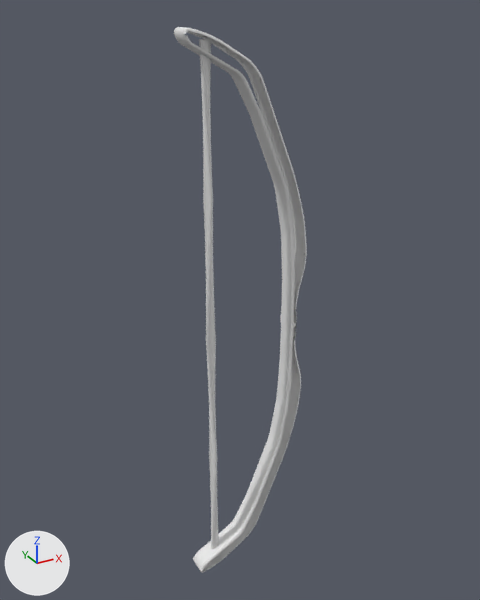
The FBX model Assets/prefab/Test/TestEntity/Entity/Tirreur/Arc.fbx, before and after one commit.
Before and after are seen from a 50 mm camera at (-5.21, -9.03, 5.14) aimed at (-0.11, 0.25, 0.5). Arrows for +X, +Y and +Z are at lower left; the lights stay in place. Where no turn or scale is listed for an object, it has been applied to the vertices. Vertices at the same position are counted once.

Names of what the first picture shows: 'Arc', 'Corde'.
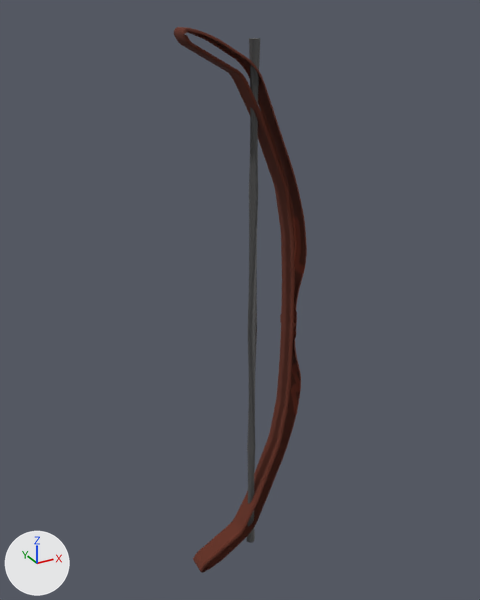
Commit message: feat: Add Arc asset

Pixel boxes [x1, y1, x2, y2] of what changed, in the pictures (480 x 600 px):
```json
{"object": "Arc", "change": "surface changed", "before": [173, 27, 307, 573], "after": [173, 27, 307, 573], "on screen": "grey to brown"}
{"object": "Corde", "change": "recoloured, moved", "before": [199, 39, 219, 557], "after": [247, 38, 260, 543]}
```

Edits to the scene script, one JSON object a line:
```json
{"op": "add", "block": "img_arctexture_png", "code": ["img_arctexture_png = load_image('ArcTexture.png', 'ArcTexture.png', 1024, 1024, 'sRGB')"]}
{"op": "remove", "block": "mat_material", "code": "mat_material.base_color = (0.8, 0.8, 0.8)  # white #e7e7e7"}
{"op": "add", "block": "mat_material", "code": "mat_material.texture = img_arctexture_png"}
{"op": "set", "path": "mat_material.roughness", "old": "0.5", "new": "1.0"}
{"op": "add", "block": "mat_material_001", "code": ["mat_material_001 = principled_material('Material.001')", "mat_material_001.texture = img_arctexture_png"]}
{"block": "me_cylinder", "where": "me_cylinder.from_pydata(...)  # 160 vertices, 130 faces; spans x -0.09..0.09, y -0.09..0.09, z -4.73..4.73"}
{"op": "add", "block": "me_cylinder", "code": "me_cylinder.materials.append(mat_material_001)  # picture img_arctexture_png"}
{"block": "me_cube", "where": "me_cube.from_pydata(...)  # 1376 vertices, 1216 faces; spans x -1.21..0.97, y -0.19..0.19, z -4.9..4.9"}
{"block": "me_cube", "where": "# used by ob_arc; location = (0.0, 0.0, 0.0)"}
{"block": "me_cube", "change": "me_cube part 1: texture (UV) coordinates of 1216 of 1216 faces, centred in x -1.21..0.97, y -0.19..0.19, z -4.9..4.9, changed; they spanned u 0.12..0.88, v 0.0..1.0 and now span u 0.02..0.49, v 0.02..0.65"}
{"op": "set", "path": "ob_corde.location", "old": "(-0.81, 0.0, 0.0)", "new": "(0.0, 0.0, 0.0)"}
```
